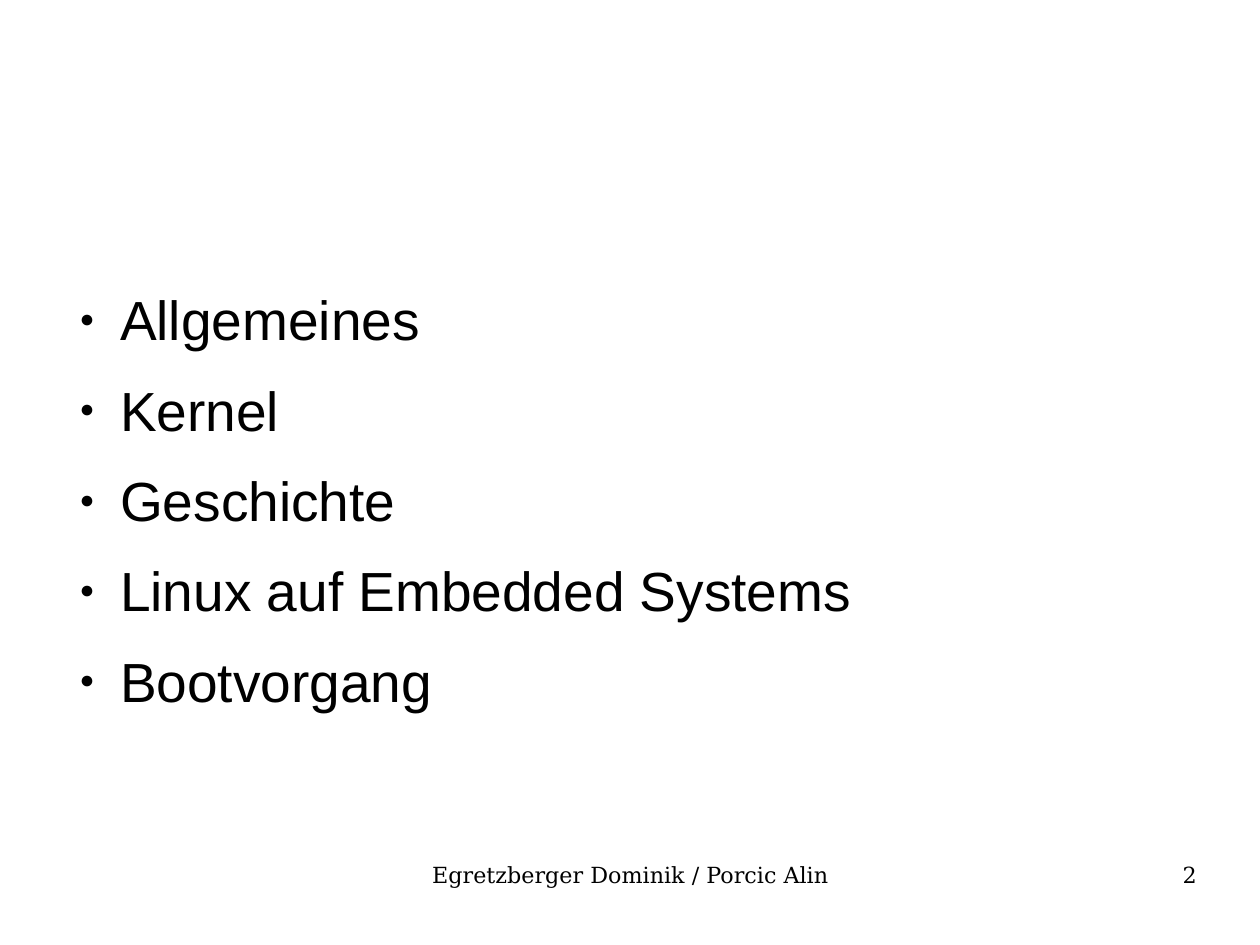
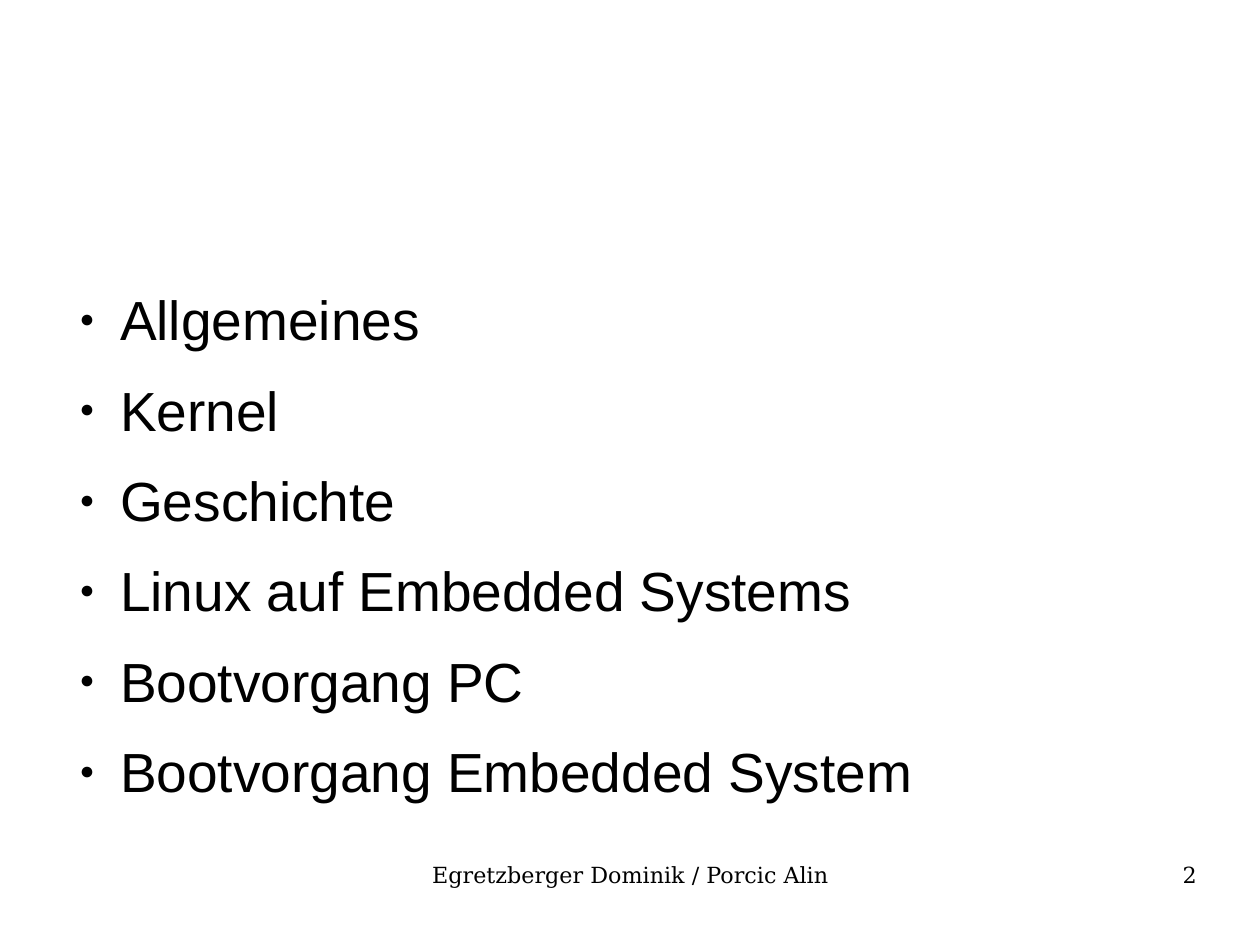
Before and after one commit to onixion/school, a slide deck: slide 2 of DIC/Referat_Linux/referat.odp. Drawn at 1260x945 pixels with LibreOffice and Linux fonts; fonts in the diff are those of the drawing; background and template pictures are left out. Boxes give left, top, right and bottom in pixels: in the first picture for what was removed or moved away, otherwise in the second. Text is boxed around its words. In the diff, an @@ line names an element or a change of style, - is before the commit and + after.

```diff
--- a/DIC/Referat_Linux/referat.odp
+++ b/DIC/Referat_Linux/referat.odp
@@ text at <box>120,663,912,802</box>: text changed @@
-● Bootvorgang
+● Bootvorgang PC
+● Bootvorgang Embedded System
```
Also in this commit, not shown: 3 other slides changed, 3 other files.
